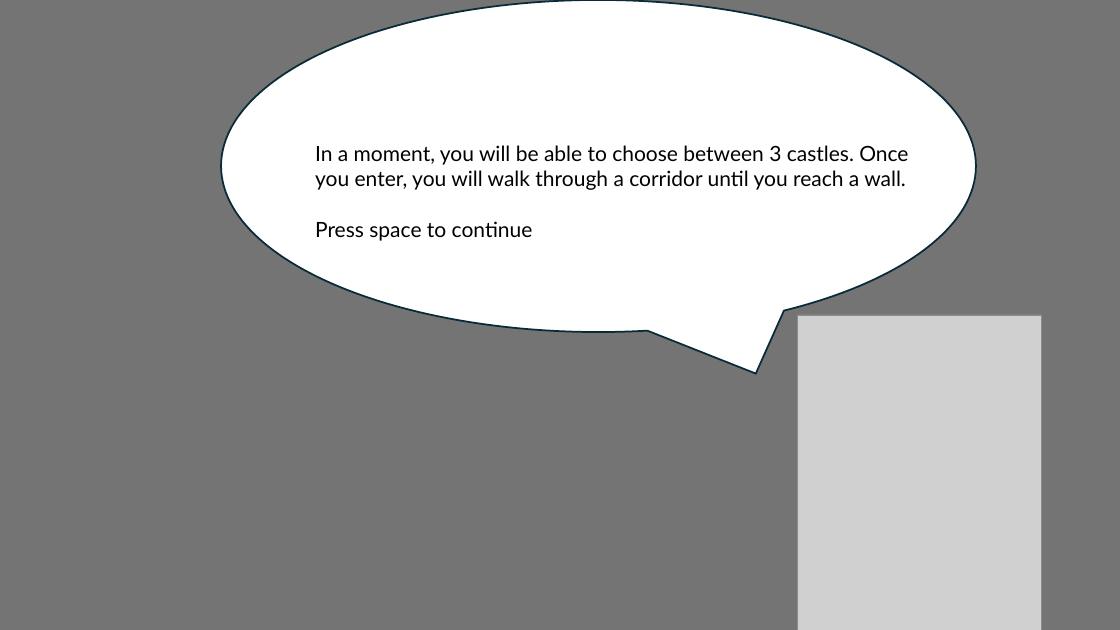
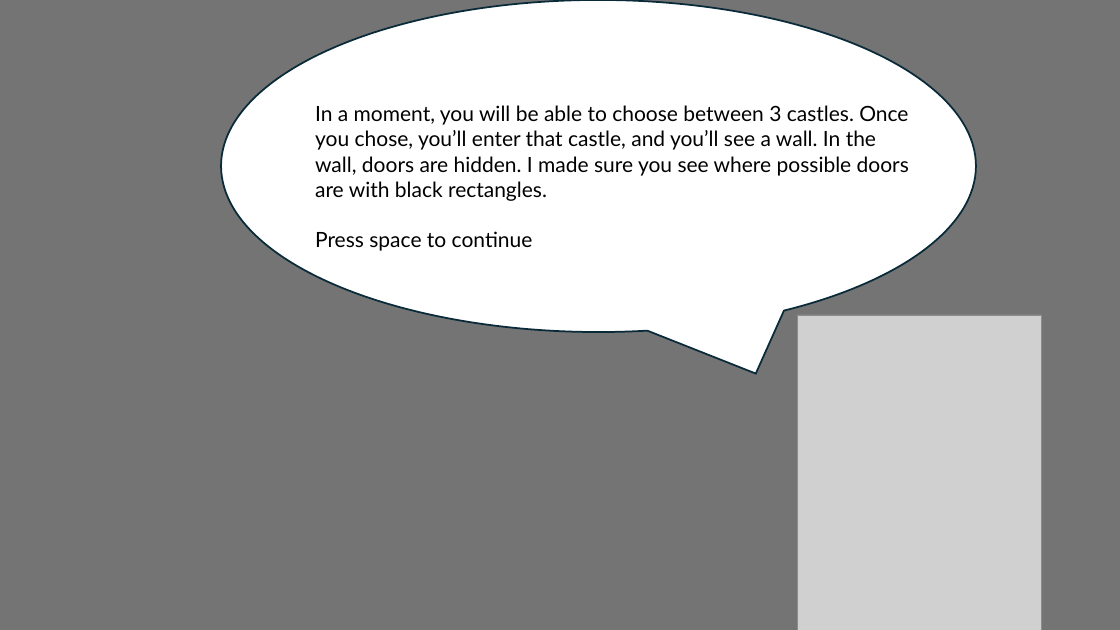
Before and after one commit to Ward-Claeys/PhD, a slide deck: slide 2 of experiment/Instructions.pptx. Drawn at 1120x630 pixels with LibreOffice and Linux fonts; fonts in the diff are those of the drawing; grey boxes stand for pictures. Boxes give left, top, right and bottom in pixels: in the first picture for what was removed or moved away, otherwise in the second. Text is boxed around its words. In the diff, an @@ line names an element or a change of style, - is before the commit and + after.

```diff
--- a/experiment/Instructions.pptx
+++ b/experiment/Instructions.pptx
@@ text "In a moment, you will ...": place and size @@
-text "In a moment, you will ..." at (315, 145, 908, 241)
+text "In a moment, you will ..." at (315, 105, 909, 251)
@@ text at (315, 105, 909, 201): text changed @@
-In a moment, you will be able to choose between 3 castles. Once you enter, you will walk through a corridor until you reach a wall.
+In a moment, you will be able to choose between 3 castles. Once you chose, you’ll enter that castle, and you’ll see a wall. In the wall, doors are hidden. I made sure you see where possible doors are with black rectangles.
```
Also in this commit, not shown: 9 other slides changed, 2 slides removed, 16 other files.
